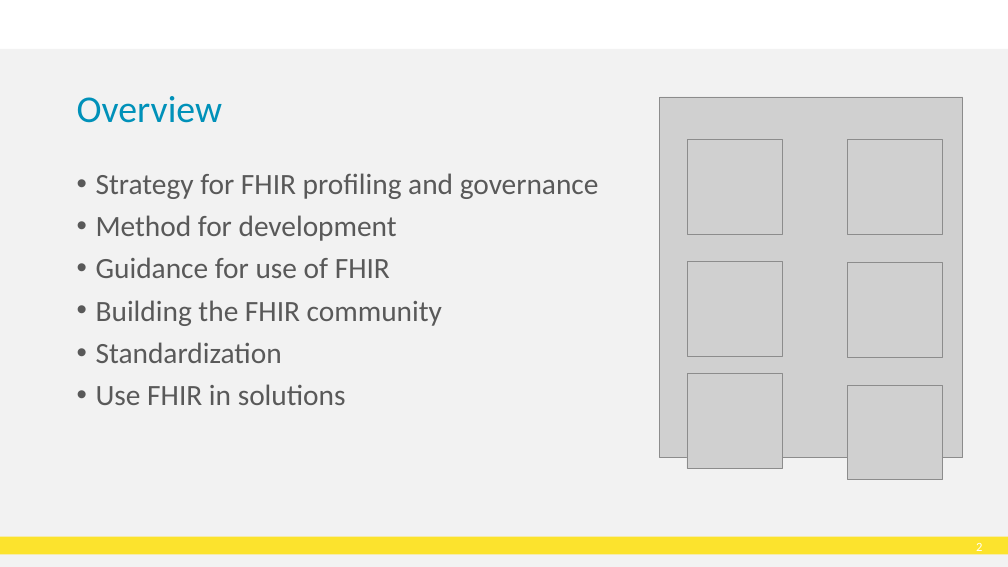
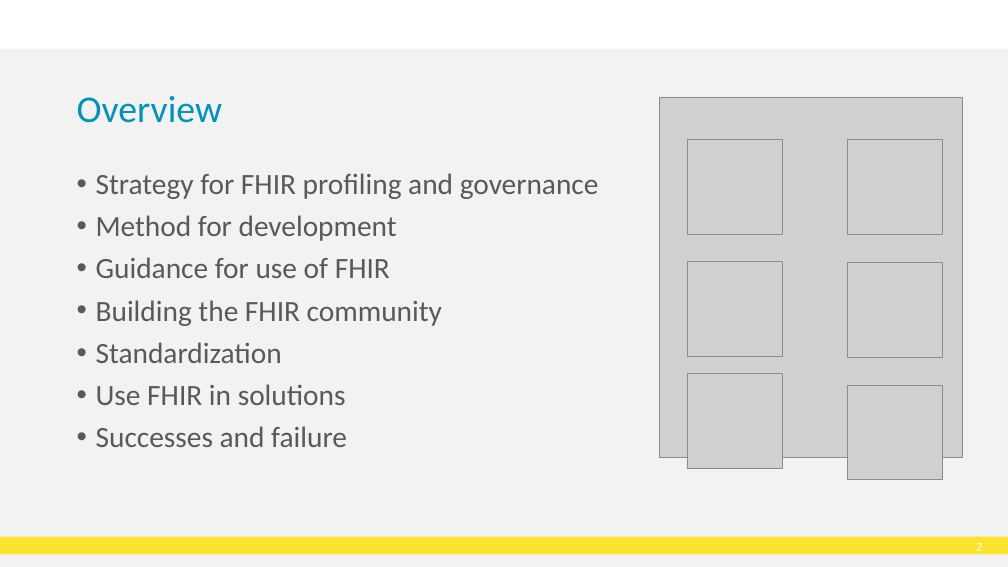
Before and after one commit to HL7Norway/best-practice, a slide deck: slide 3 of docs/presentasjoner/DD23_CT_230508_Thomas_Tveit_Rosenlund_FHIR-in-Norway.pptx. Drawn at 1008x567 pixels with LibreOffice and Linux fonts; fonts in the diff are those of the drawing; grey boxes stand for pictures; background and template pictures are left out. Boxes give left, top, right and bottom in pixels: in the first picture for what was removed or moved away, otherwise in the second. Text is boxed around its words. In the diff, an @@ line names an element or a change of style, - is before the commit and + after.

```diff
--- a/docs/presentasjoner/DD23_CT_230508_Thomas_Tveit_Rosenlund_FHIR-in-Norway.pptx
+++ b/docs/presentasjoner/DD23_CT_230508_Thomas_Tveit_Rosenlund_FHIR-in-Norway.pptx
@@ text at [96,426,347,447]: paragraph added @@
+• Successes and failure
```
Also in this commit, not shown: 4 other slides changed.
